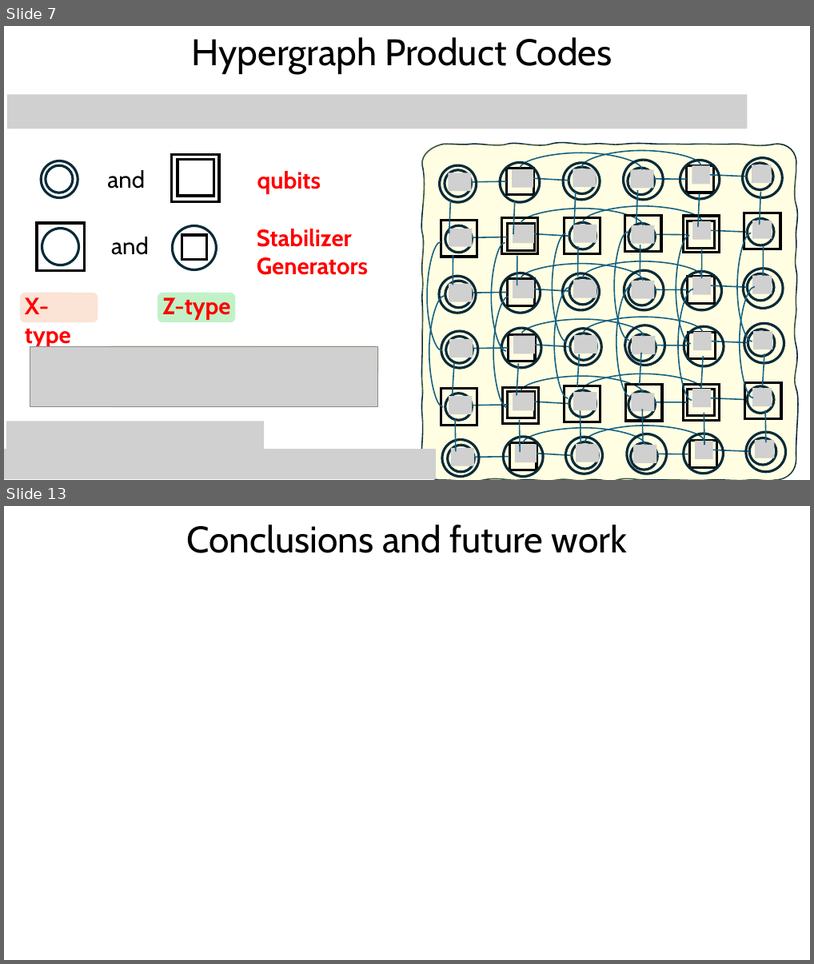
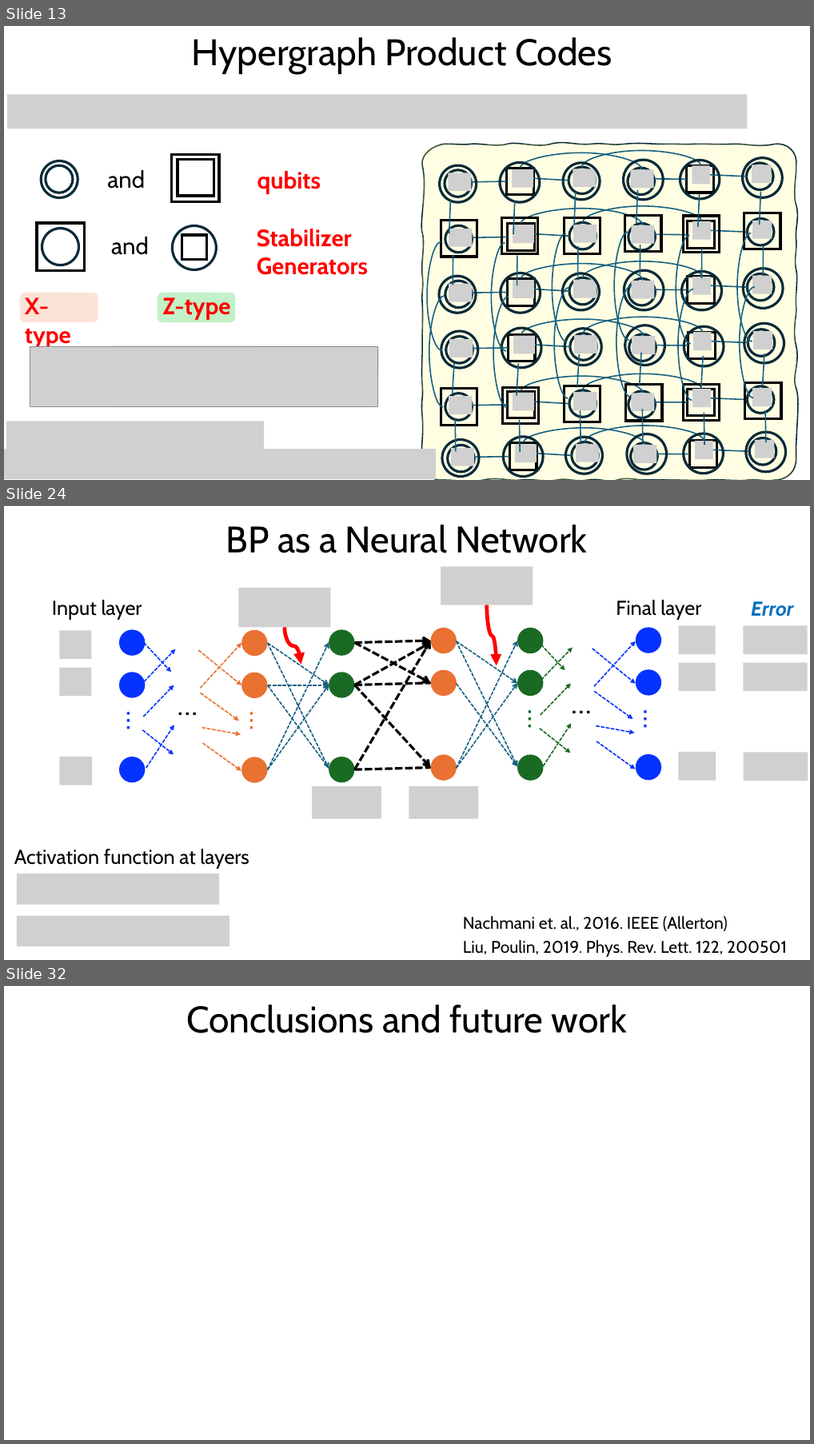
Before and after one commit to paviudes/CorrelatedBPDecoderWithCER, a slide deck: pres/aps_talk.pptx. Shown one above the other, each under a label of ours: slides 7 and 13 before the commit, slides 13, 24 and 32 after it; the slides between them are not shown. The pictures are 814x964 and 814x1444 pixels, drawn with LibreOffice and Linux fonts; fonts in the diff are those of the drawing; grey boxes stand for pictures. Boxes give left, top, right and bottom in pixels: in the first picture for what was removed or moved away, otherwise in the second. Text is boxed around its words. In the diff, an @@ line names an element or a change of style, - is before the commit and + after.

```diff
--- a/pres/aps_talk.pptx
+++ b/pres/aps_talk.pptx
@@ slide 24 added at [4, 506, 810, 960], background #FFFFFF @@
@@ text added at [226, 524, 587, 553], 44 pt, text #000000 @@
+BP as a Neural Network
@@ group added at [744, 601, 809, 780]: 3 pictures, 1 text @@
+Error
@@ group added at [52, 600, 160, 785]: 3 ellipses, 3 pictures, 2 texts @@
+Input layer
+…
@@ group added at [142, 567, 562, 819]: 25 arrows, 12 ellipses, 4 pictures, 3 lines, 3 texts, 2 curved arrows @@
+…
+…
+…
@@ group added at [538, 600, 717, 780]: 10 arrows, 3 ellipses, 3 texts, 3 pictures @@
+Final layer
+…
+…
@@ text added at [14, 848, 249, 868], 24 pt, text #000000 @@
+Activation function at layers
@@ picture added at [17, 873, 219, 904] @@
@@ picture added at [17, 916, 230, 946] @@
@@ text added at [463, 916, 728, 931], 20 pt, text #000000 @@
+Nachmani et. al., 2016. IEEE (Allerton)
@@ text added at [463, 940, 787, 956], 20 pt, text #000000 @@
+Liu, Poulin, 2019. Phys. Rev. Lett. 122, 200501
@@ what was slide 7 is now slide 13 @@
@@ what was slide 13 is now slide 32 @@
```
Also in this commit, not shown: 6 slides changed, 20 other slides added, 2 slides removed, 13 other files.
